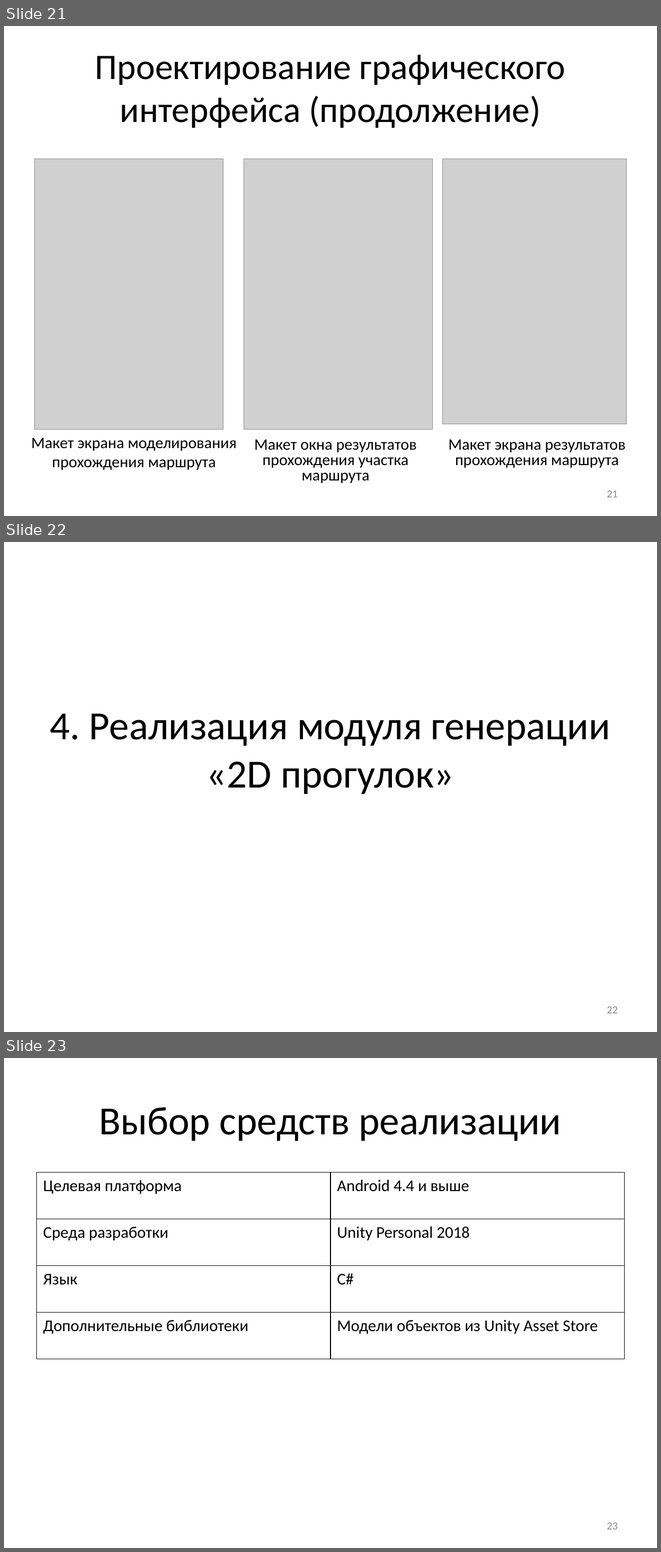
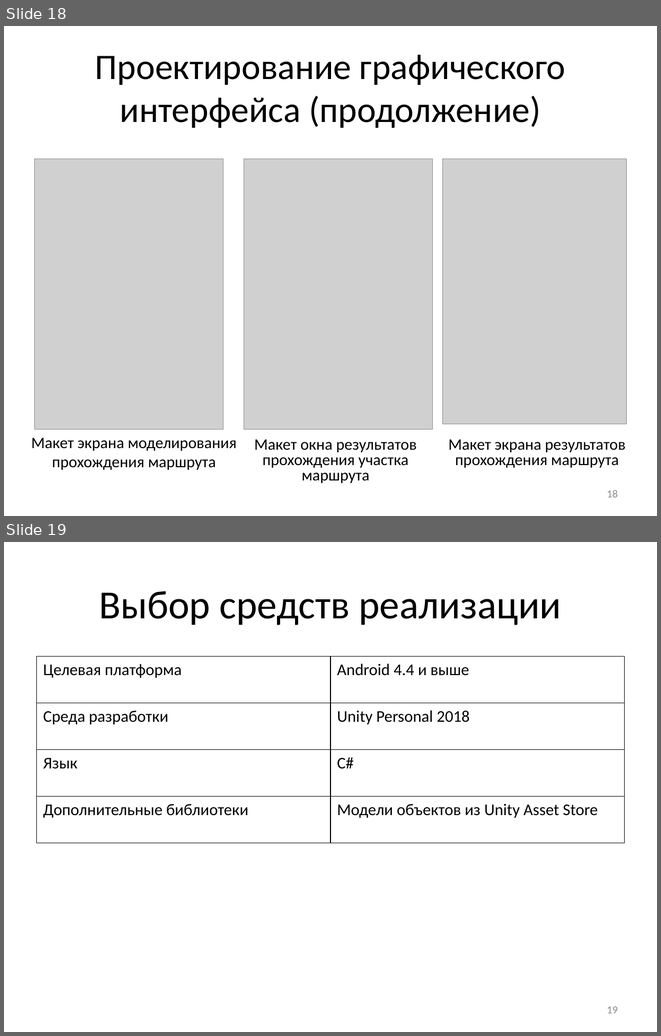
Before and after one commit to Dormou/2D-walkthrough-module, a slide deck: Documents/ВКРБ Волосникова И.А. ИВТ-465.pptx. Shown one above the other, each under a label of ours: slides 21, 22 and 23 before the commit, slides 18 and 19 after it. The pictures are 661x1552 and 661x1036 pixels, drawn with LibreOffice and Linux fonts; fonts in the diff are those of the drawing; grey boxes stand for pictures. Boxes give left, top, right and bottom in pixels: in the first picture for what was removed or moved away, otherwise in the second. Text is boxed around its words. In the diff, an @@ line names an element or a change of style, - is before the commit and + after.

```diff
--- a/Documents/ВКРБ Волосникова И.А. ИВТ-465.pptx
+++ b/Documents/ВКРБ Волосникова И.А. ИВТ-465.pptx
@@ slide 22 removed at [4, 542, 657, 1032], background #FFFFFF @@
@@ title removed at [50, 713, 610, 794] @@
-4. Реализация модуля генерации «2D прогулок»
@@ page number removed at [607, 1006, 618, 1013] @@
-22
@@ what was slide 21 is now slide 18 @@
@@ page number at [607, 490, 618, 497]: text changed @@
-21
+18
@@ what was slide 23 is now slide 19 @@
@@ page number at [607, 1006, 618, 1013]: text changed @@
-23
+19
```
Also in this commit, not shown: 3 other slides removed, 17 other files.
